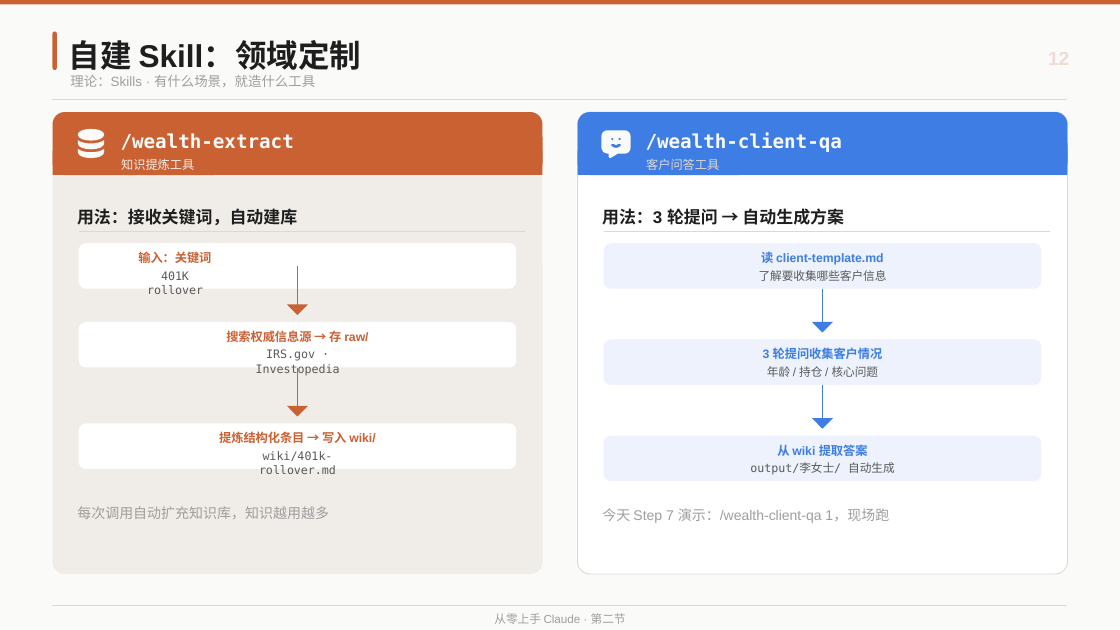
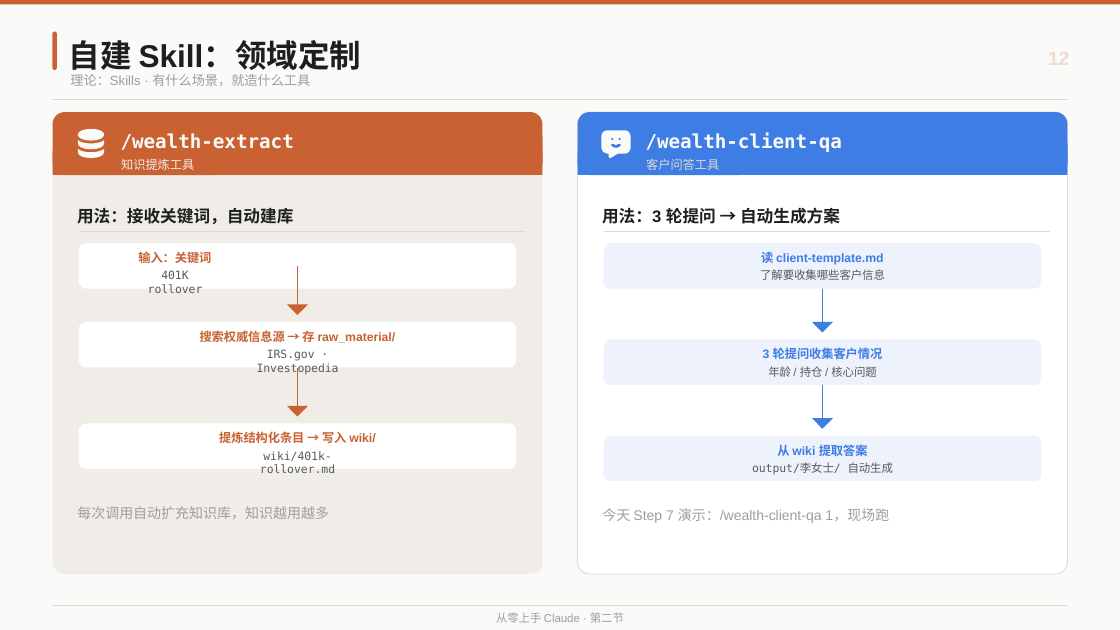
Before and after one commit to austinxyz/course-portal, a slide deck: slide 12 of dl/claude_course_s2.pptx. Drawn at 1120x630 pixels with LibreOffice and Linux fonts; fonts in the diff are those of the drawing. Boxes give left, top, right and bottom in pixels: in the first picture for what was removed or moved away, otherwise in the second. Text is boxed around its words. In the diff, an @@ line names an element or a change of style, - is before the commit and + after.

```diff
--- a/dl/claude_course_s2.pptx
+++ b/dl/claude_course_s2.pptx
@@ text "理论：Skills · 有什么场景，就造什么工具" at [70, 74, 310, 86]: size 11.5 to 11.2 pt @@
@@ text "用法：接收关键词，自动建库" at [77, 208, 293, 224]: size 14.5 to 14.2 pt @@
@@ text "用法：3 轮提问 → 自动生成方案" at [602, 208, 840, 224]: size 14.5 to 14.2 pt @@
@@ text at [200, 330, 396, 343]: text changed @@
-搜索权威信息源 → 存 raw/
+搜索权威信息源 → 存 raw_material/
@@ size 10 to 9.8 pt in 7 elements at [148, 270, 203, 293], [257, 349, 339, 375], [260, 451, 335, 473], [760, 269, 885, 280], [768, 366, 876, 377], [752, 462, 893, 474], [496, 612, 624, 623] @@
```
Also in this commit, not shown: 22 other slides changed, 1 other file.
